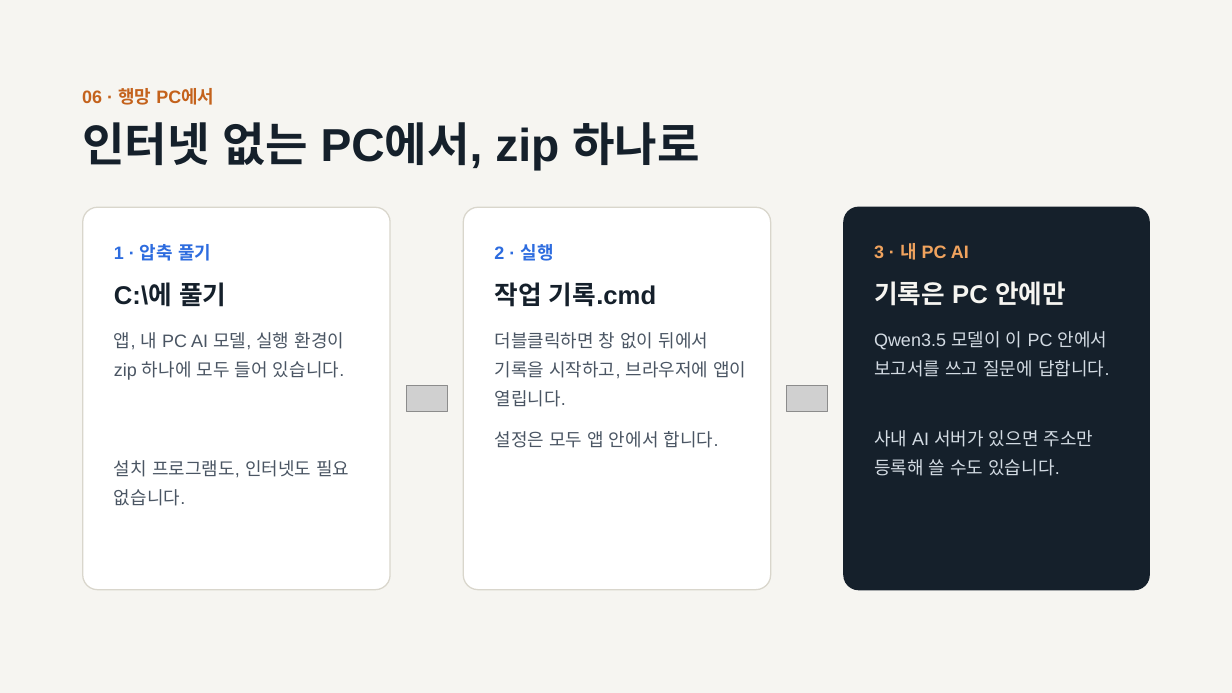
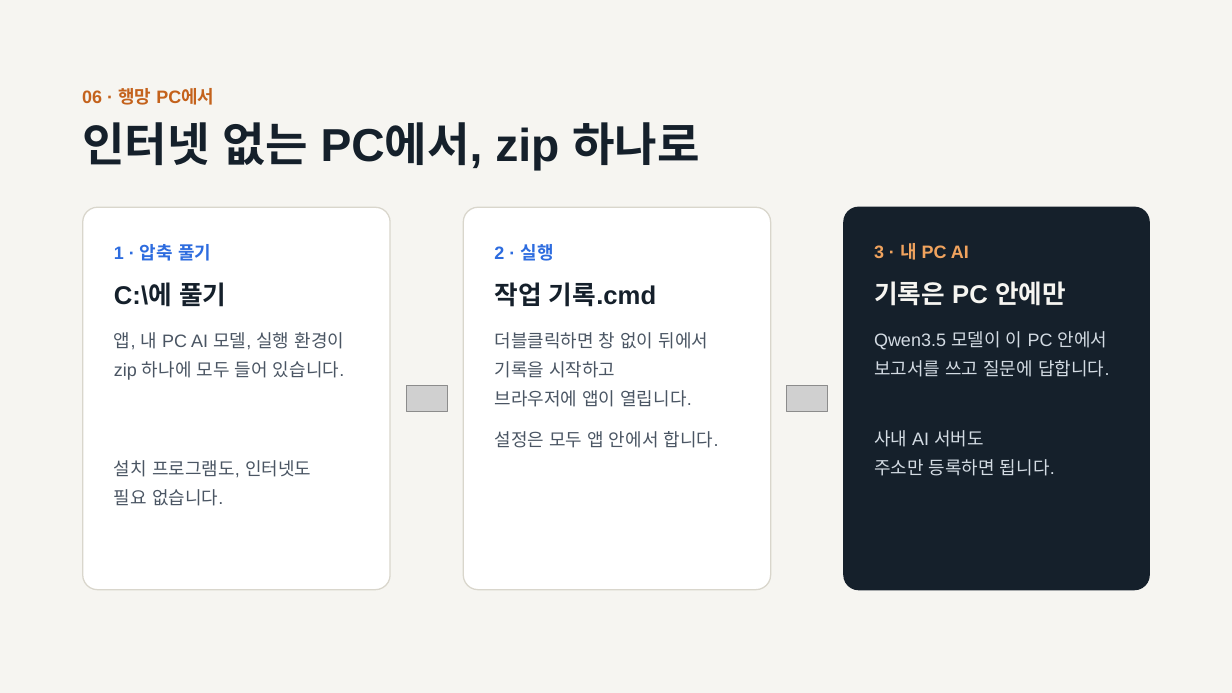
Before and after one commit to superokok/work-history, a slide deck: slide 9 of ppt/작업 기록 앱-(대인배)-v2.pptx (slide 10 before the commit). Drawn at 1232x693 pixels with LibreOffice and Linux fonts; fonts in the diff are those of the drawing; grey boxes stand for pictures. Boxes give left, top, right and bottom in pixels: in the first picture for what was removed or moved away, otherwise in the second. Text is boxed around its words. In the diff, an @@ line names an element or a change of style, - is before the commit and + after.

```diff
--- a/ppt/작업 기록 앱-(대인배)-v2.pptx
+++ b/ppt/작업 기록 앱-(대인배)-v2.pptx
@@ text at bbox=[494, 332, 709, 407]: text changed @@
-더블클릭하면 창 없이 뒤에서 기록을 시작하고, 브라우저에 앱이 열립니다.
+더블클릭하면 창 없이 뒤에서
+기록을 시작하고
+브라우저에 앱이 열립니다.
@@ text at bbox=[874, 430, 1055, 476]: text changed @@
-사내 AI 서버가 있으면 주소만 등록해 쓸 수도 있습니다.
+사내 AI 서버도
+주소만 등록하면 됩니다.
@@ text "설치 프로그램도, 인터넷도 필요 없습니다." rewrapped from bbox=[114, 460, 349, 506] to bbox=[114, 460, 311, 506] @@
```
Also in this commit, not shown: 8 other slides changed.
